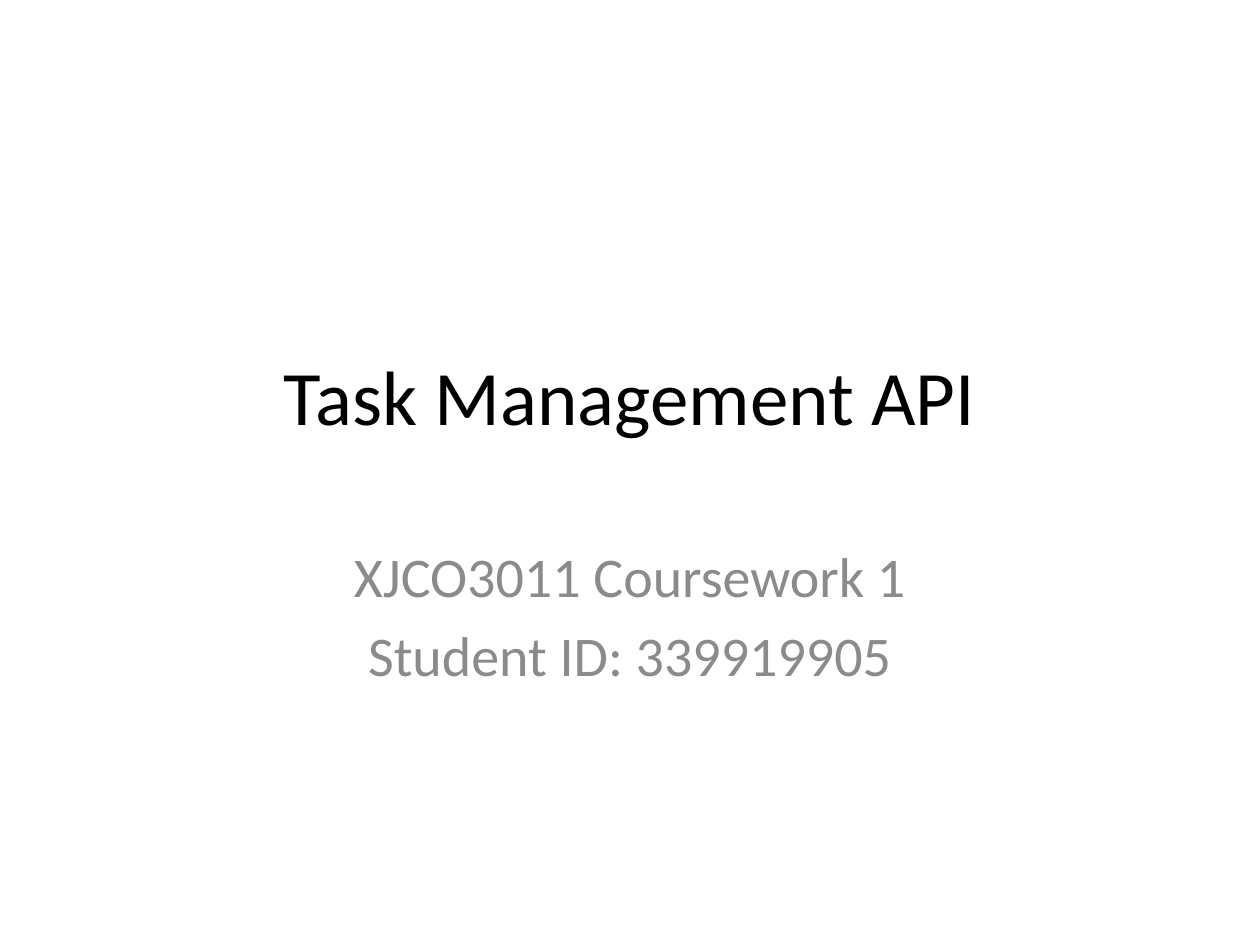
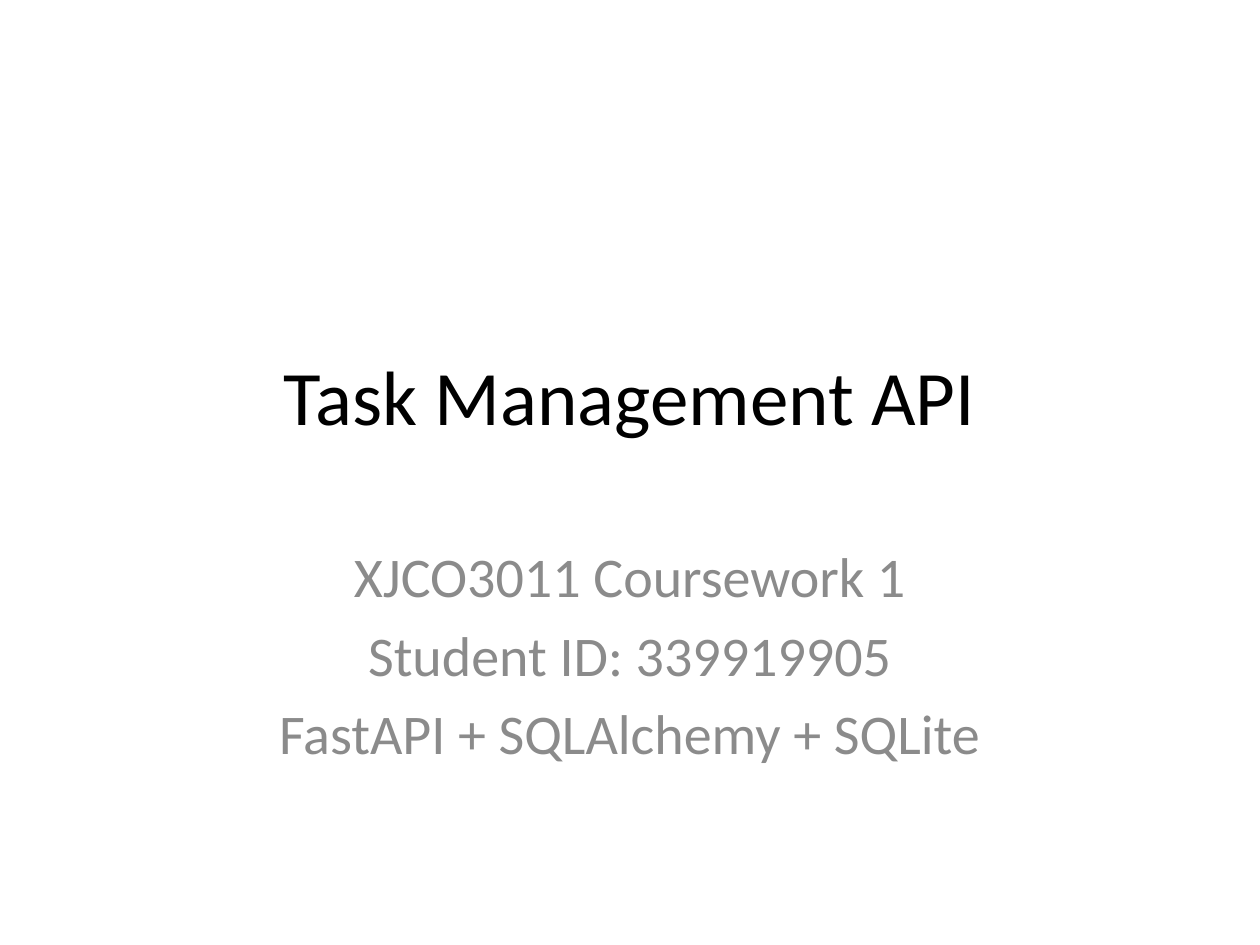
Before and after one commit to 339919905/web-api-project, a slide deck: slide 1 of docs/Presentation_XJCO3011.pptx. Drawn at 1260x945 pixels with LibreOffice and Linux fonts; fonts in the diff are those of the drawing. Boxes give left, top, right and bottom in pixels: in the first picture for what was removed or moved away, otherwise in the second. Text is boxed around its words. In the diff, an @@ line names an element or a change of style, - is before the commit and + after.

```diff
--- a/docs/Presentation_XJCO3011.pptx
+++ b/docs/Presentation_XJCO3011.pptx
@@ subtitle at (279,715,980,763): paragraph added @@
+FastAPI + SQLAlchemy + SQLite
```
Also in this commit, not shown: 6 other slides changed, 2 other files.
